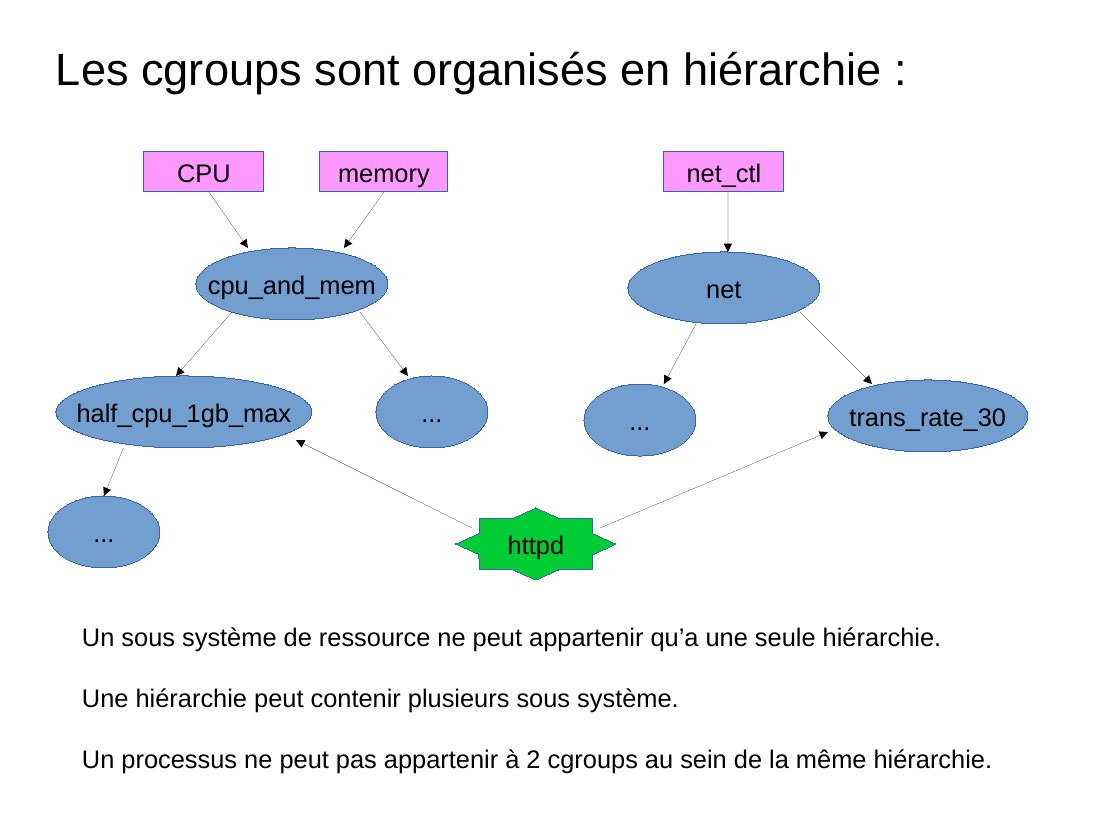
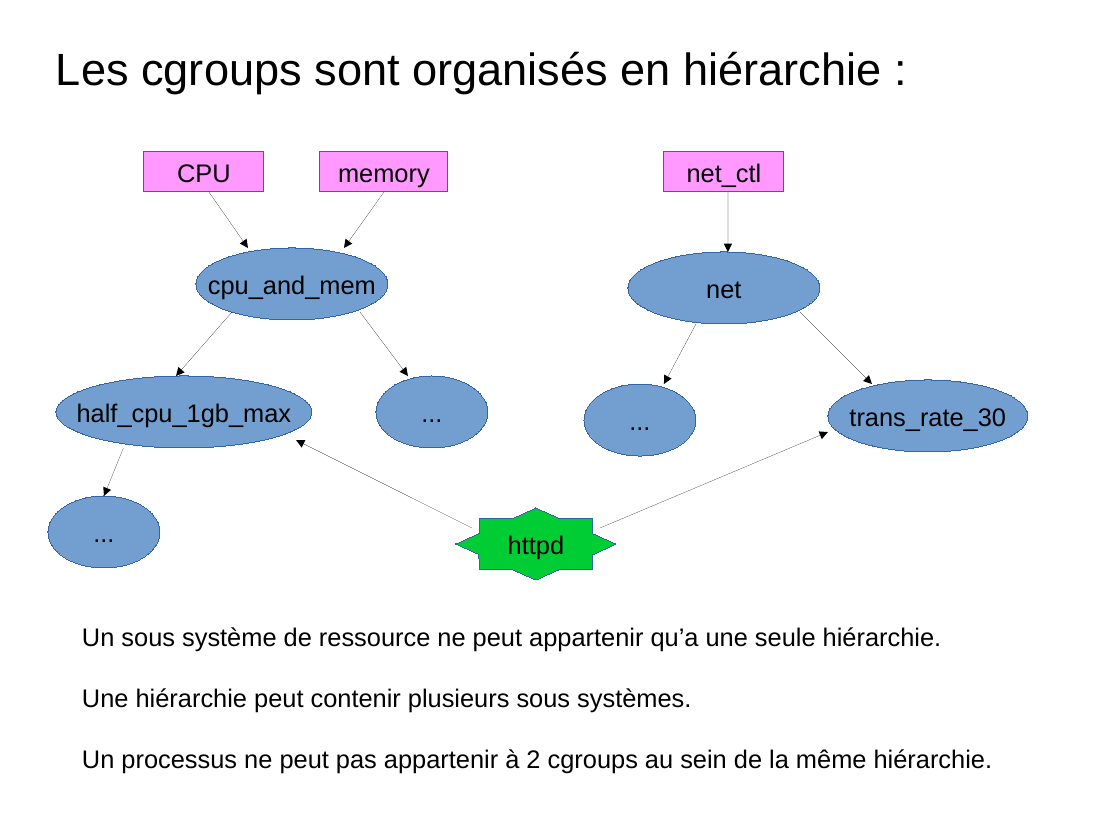
Before and after one commit to charleshuber/4t, a slide deck: slide 3 of presentation_smb215.odp. Drawn at 1120x840 pixels with LibreOffice and Linux fonts; fonts in the diff are those of the drawing. Boxes give left, top, right and bottom in pixels: in the first picture for what was removed or moved away, otherwise in the second. Text is boxed around its words. In the diff, an @@ line names an element or a change of style, - is before the commit and + after.

```diff
--- a/presentation_smb215.odp
+++ b/presentation_smb215.odp
@@ text at [82, 688, 691, 712]: text changed @@
-Une hiérarchie peut contenir plusieurs sous système.
+Une hiérarchie peut contenir plusieurs sous systèmes.
```
Also in this commit, not shown: 1 other slide changed, 4 slides added, 1 slide removed, 1 other file.
